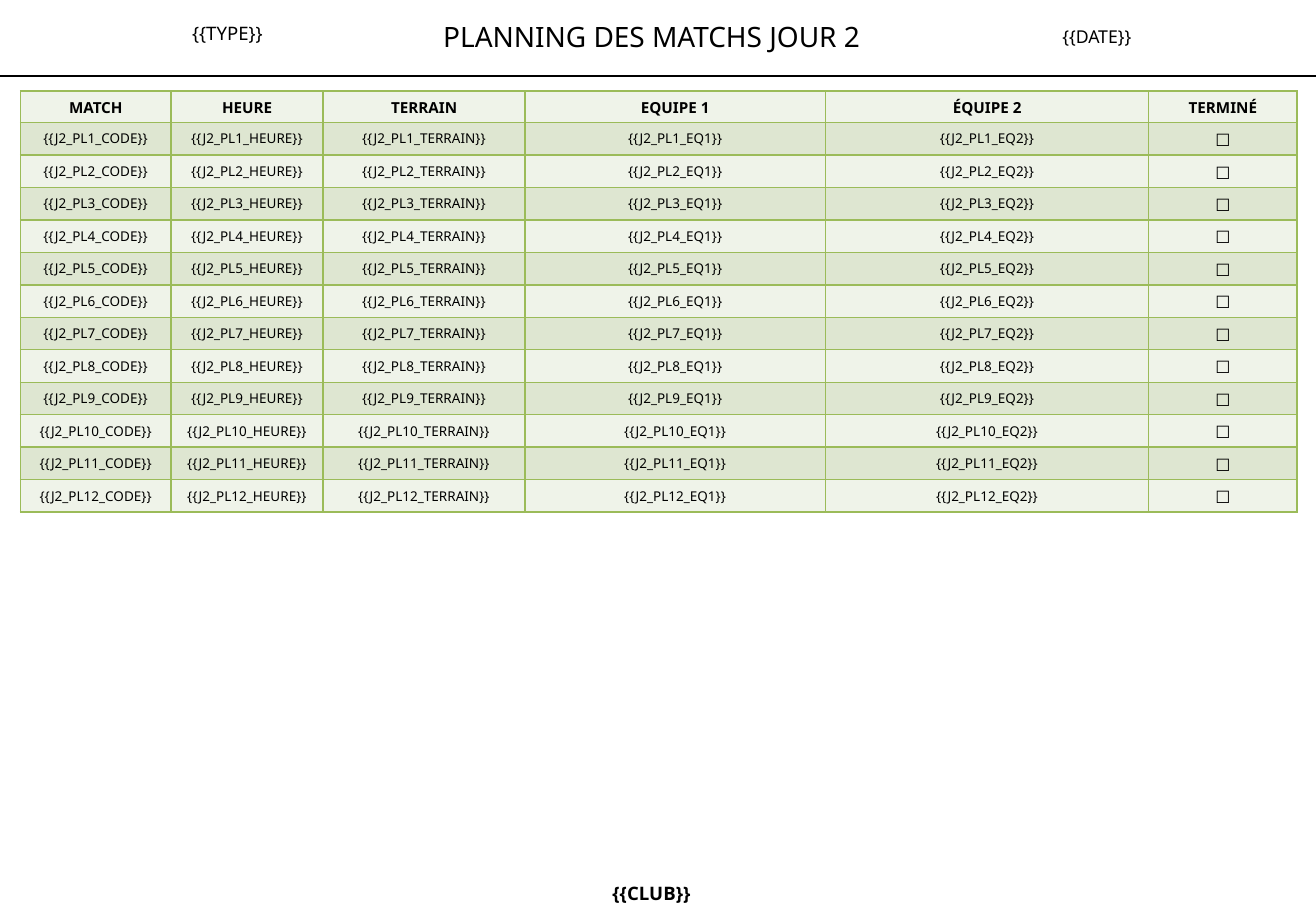
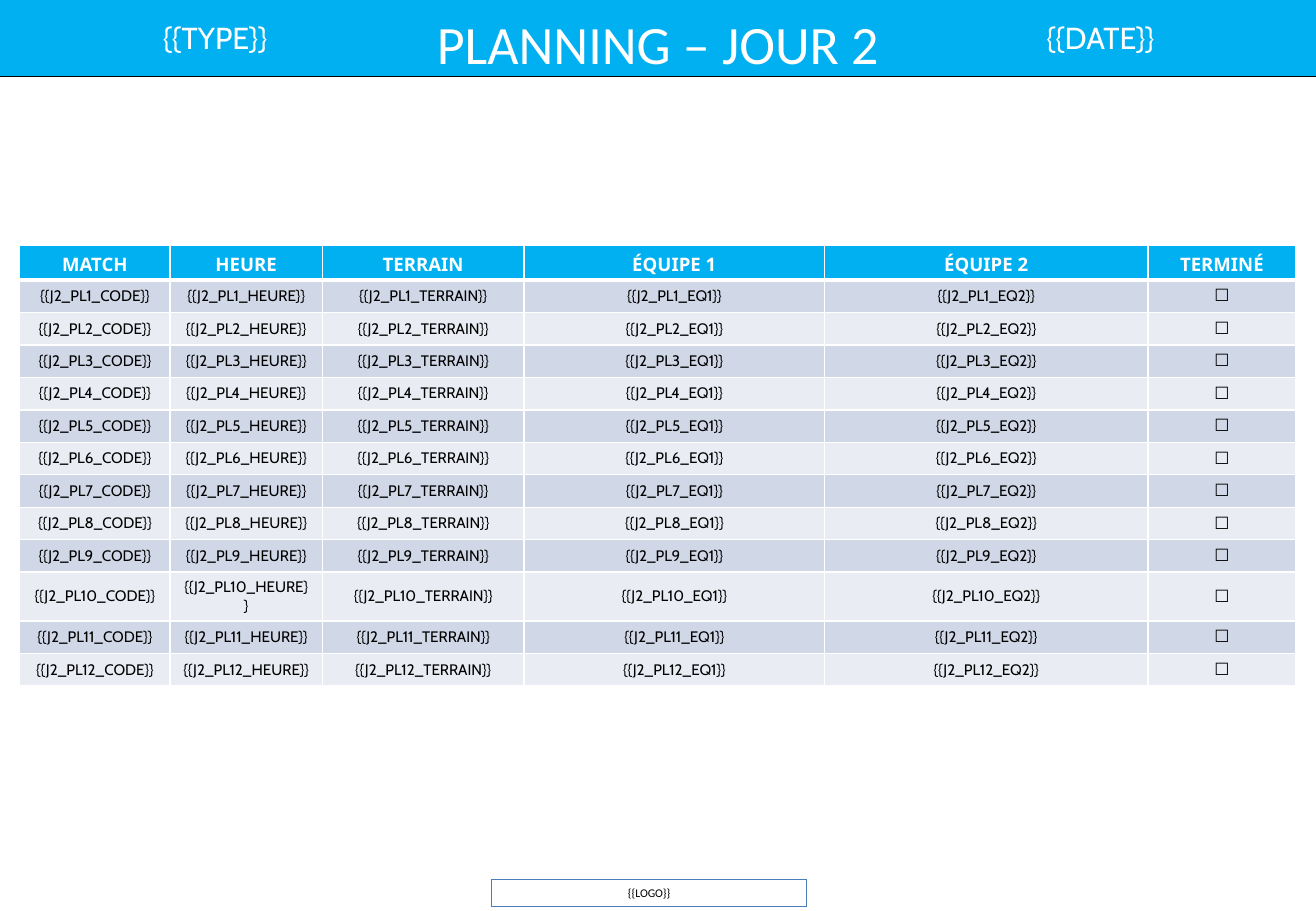
Before and after one commit to remidifranciaperso-bit/tournament-manager, a slide deck: slide 15 of templates bleus/Template_24_poules_3J.pptx (slide 13 before the commit). Drawn at 1316x911 pixels with LibreOffice and Linux fonts; fonts in the diff are those of the drawing. Boxes give left, top, right and bottom in pixels: in the first picture for what was removed or moved away, otherwise in the second. Text is boxed around its words. In the diff, an @@ line names an element or a change of style, - is before the commit and + after.

```diff
--- a/templates bleus/Template_24_poules_3J.pptx
+++ b/templates bleus/Template_24_poules_3J.pptx
@@ text "{{TYPE}}" at bbox=[163, 26, 267, 53]: size 11 to 18 pt, font Noto Sans to Cabin, text colour #000000 to #FFFFFF @@
@@ rectangle added at bbox=[0, 0, 1316, 77], fill #00B0F0, outline #000000 1 pt @@
@@ text at bbox=[437, 29, 878, 78]: text changed; size 16.5 to 32 pt; font Noto Sans to Calibri; text colour #000000 to #FFFFFF @@
-PLANNING DES MATCHS JOUR 2
+PLANNING – JOUR 2
@@ text "{{DATE}}": place and size @@
-text "{{DATE}}" at bbox=[1062, 30, 1131, 46]
+text "{{DATE}}" at bbox=[1046, 26, 1154, 53]
@@ text "{{DATE}}" at bbox=[1046, 26, 1154, 53]: size 10.5 to 18 pt, font Noto Sans to Cabin, text colour #000000 to #FFFFFF @@
@@ line removed from (0, 75) to (1316, 75) @@
@@ table at bbox=[19, 245, 1295, 682] @@
-row 1, column 4: EQUIPE 1
+row 1, column 4: ÉQUIPE 1
@@ fill #EFF3EA to #00B0F0 in row 1 @@
@@ fill #DEE7D1 to #D0D8E8 in 36 cells @@
@@ fill #EFF3EA to #E9EDF4 in 36 cells @@
@@ size 9 to 11 pt, text colour #000000 to #FFFFFF in "MATCH", "HEURE", "TERRAIN", "ÉQUIPE 2" and 1 more places @@
@@ size 8 to 9 pt, font Noto Sans to Cabin @@
@@ font Noto Sans to Calibri in "☐", "☐", "☐", "☐" and 8 more places @@
@@ borders changed @@
@@ table: place and size @@
-table at bbox=[21, 91, 1297, 512]
+table at bbox=[19, 245, 1295, 682]
@@ rectangle added at bbox=[492, 880, 808, 906], outline #4B7EBC 0 pt, 7 pt, text #000000 @@
+{{LOGO}}
@@ text removed at bbox=[612, 886, 690, 903] @@
-{{CLUB}}
```
Also in this commit, not shown: 15 other slides changed, 2 slides added, 1 slide removed, 8 other files.
